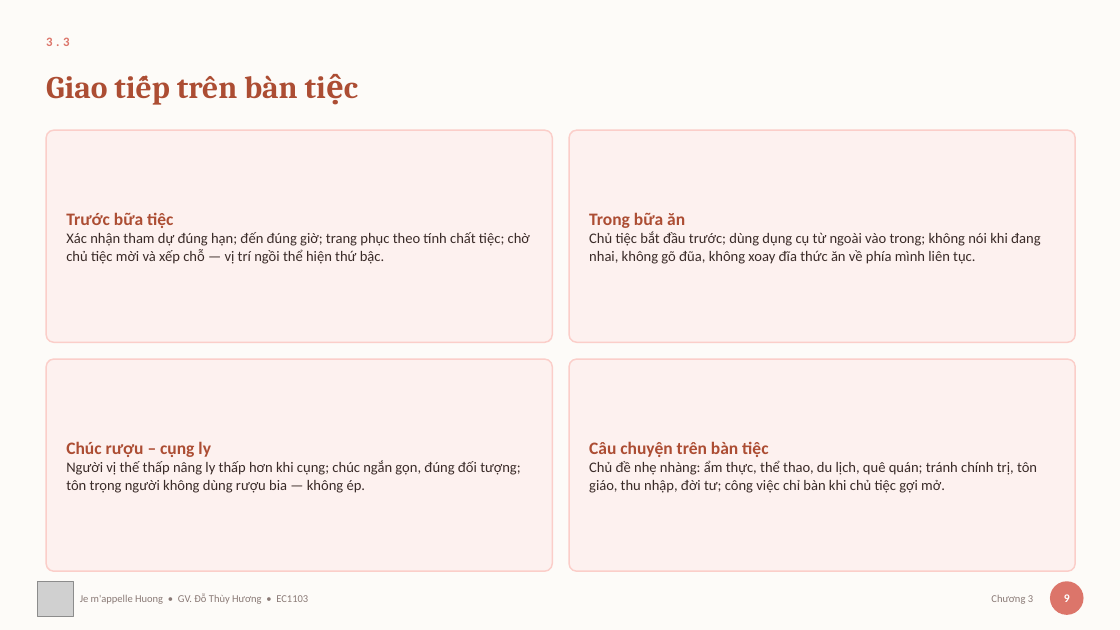
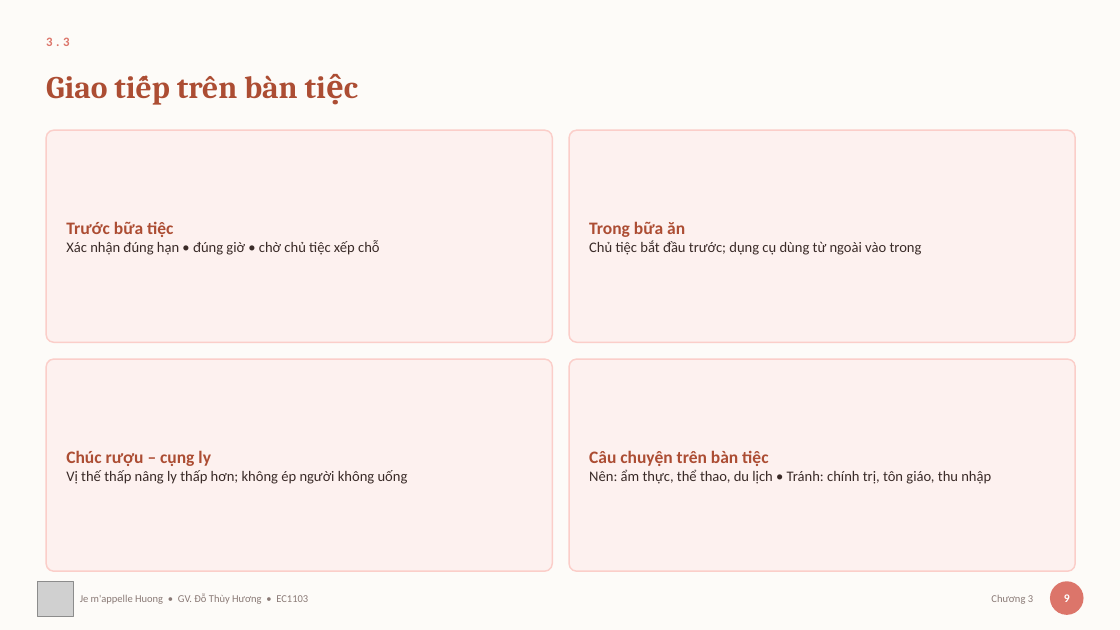
Before and after one commit to thuyhuongctu/ComDraft, a slide deck: slide 12 of slides/03-tinh-huong-dac-thu.pptx. Drawn at 1120x630 pixels with LibreOffice and Linux fonts; fonts in the diff are those of the drawing; grey boxes stand for pictures. Boxes give left, top, right and bottom in pixels: in the first picture for what was removed or moved away, otherwise in the second. Text is boxed around its words. In the diff, an @@ line names an element or a change of style, - is before the commit and + after.

Commit message:
Bớt chữ trên slide Chương 3, 4 và 5
Tiếp đợt bớt chữ, vẫn theo quy ước Chương 1 đã đặt: thân thẻ rút từ câu văn
28–41 chữ xuống cụm 8–14 chữ, đoạn văn bị rút đưa vào ghi chú giảng bài dưới
mục "NÓI ĐỦ Ý (phần đã rút khỏi slide)".

                trước      sau
  Chương 3      97,0  →   80,1 chữ/slide
  Chương 4      98,9  →   82,5
  Chương 5      91,8  →   78,9

Cả năm chương bài giảng nay nằm trong khoảng 76–83 chữ mỗi slide, thay vì
95–105 như trước.

91 thân thẻ đổi chữ, 20 khối NÓI ĐỦ Ý thêm vào ghi chú.

Không đụng tới slide hoạt động nhóm và slide bài tập — những slide ấy giao
nhiệm vụ cho sinh viên nên phải viết đủ, rút gọn là mất thông tin. Cũng
không đụng năm slide đã thay bằng hình, vì chữ trên đó bị add_images.py xoá
lúc dựng.

Đã chạy lại xuat_slide.py, 131 ảnh trong ứng dụng khớp bộ slide mới. Nâng
PHIEN_BAN lên comdraft-v20. Bộ kiểm tra 24/24.

Còn lại: ba bài thực hành (bai-2 vẫn 111 chữ/slide, dày nhất), và bộ slide
tiếng Anh.

```diff
--- a/slides/03-tinh-huong-dac-thu.pptx
+++ b/slides/03-tinh-huong-dac-thu.pptx
@@ text at box(66, 240, 379, 255): text changed @@
-Xác nhận tham dự đúng hạn; đến đúng giờ; trang phục theo tính chất tiệc; chờ chủ tiệc mời và xếp chỗ — vị trí ngồi thể hiện thứ bậc.
+Xác nhận đúng hạn • đúng giờ • chờ chủ tiệc xếp chỗ
@@ text at box(589, 240, 922, 255): text changed @@
-Chủ tiệc bắt đầu trước; dùng dụng cụ từ ngoài vào trong; không nói khi đang nhai, không gõ đũa, không xoay đĩa thức ăn về phía mình liên tục.
+Chủ tiệc bắt đầu trước; dụng cụ dùng từ ngoài vào trong
@@ text at box(66, 470, 408, 484): text changed @@
-Người vị thế thấp nâng ly thấp hơn khi cụng; chúc ngắn gọn, đúng đối tượng; tôn trọng người không dùng rượu bia — không ép.
+Vị thế thấp nâng ly thấp hơn; không ép người không uống
@@ text at box(589, 470, 991, 484): text changed @@
-Chủ đề nhẹ nhàng: ẩm thực, thể thao, du lịch, quê quán; tránh chính trị, tôn giáo, thu nhập, đời tư; công việc chỉ bàn khi chủ tiệc gợi mở.
+Nên: ẩm thực, thể thao, du lịch • Tránh: chính trị, tôn giáo, thu nhập
```
Also in this commit, not shown: 5 other slides changed, 30 other files.
